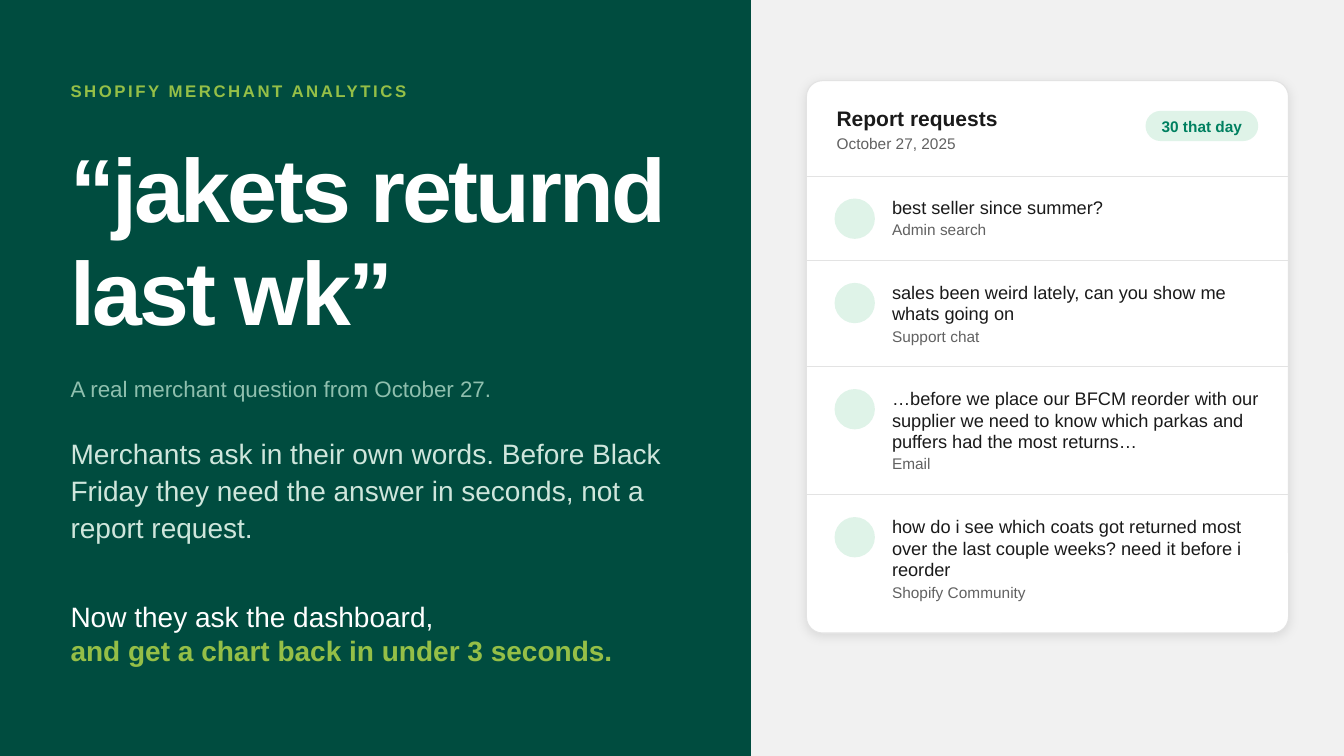
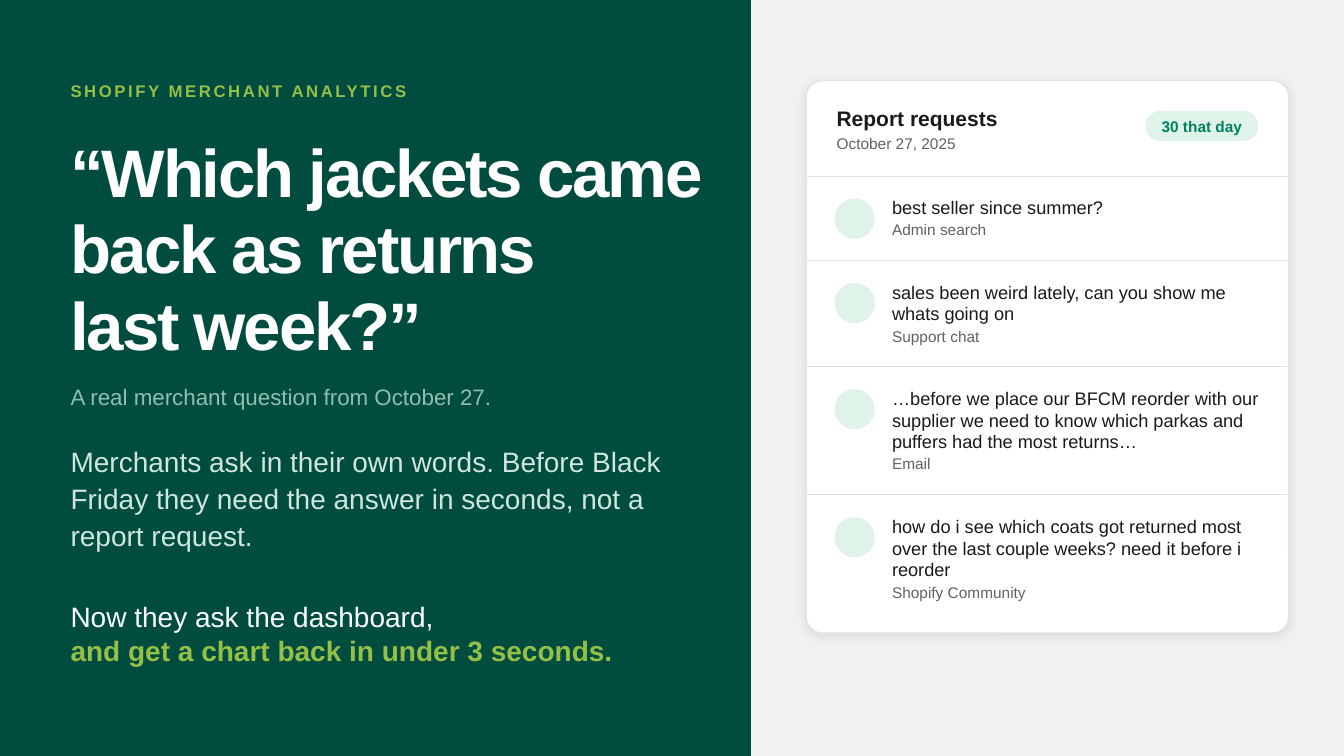
Before and after one commit to fuyofulo/shopify-merchant-analytics, a slide deck: slide 1 of deck/shopify-merchant-analytics.pptx. Drawn at 1344x756 pixels with LibreOffice and Linux fonts; fonts in the diff are those of the drawing; background and template pictures are left out. Boxes give left, top, right and bottom in pixels: in the first picture for what was removed or moved away, otherwise in the second. Text is boxed around its words. In the diff, an @@ line names an element or a change of style, - is before the commit and + after.

```diff
--- a/deck/shopify-merchant-analytics.pptx
+++ b/deck/shopify-merchant-analytics.pptx
@@ title at [71,148,702,351]: text changed; size 64 to 48 pt @@
-“jakets returnd
-last wk”
+“Which jackets came
+back as returns
+last week?”
@@ text "A real merchant question from ...": place and size @@
-text "A real merchant question from ..." at [71,381,491,402]
+text "A real merchant question from ..." at [71,389,491,410]
@@ text "Merchants ask in their own ...": place and size @@
-text "Merchants ask in their own ..." at [71,443,661,543]
+text "Merchants ask in their own ..." at [71,451,661,551]
```
Also in this commit, not shown: 1 other slide changed, 2 other files.
